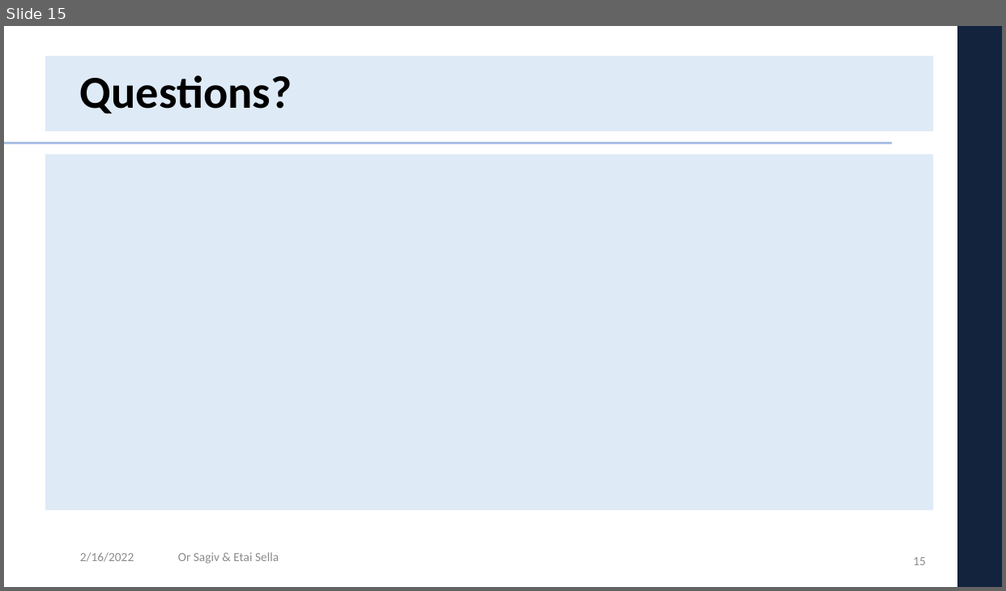
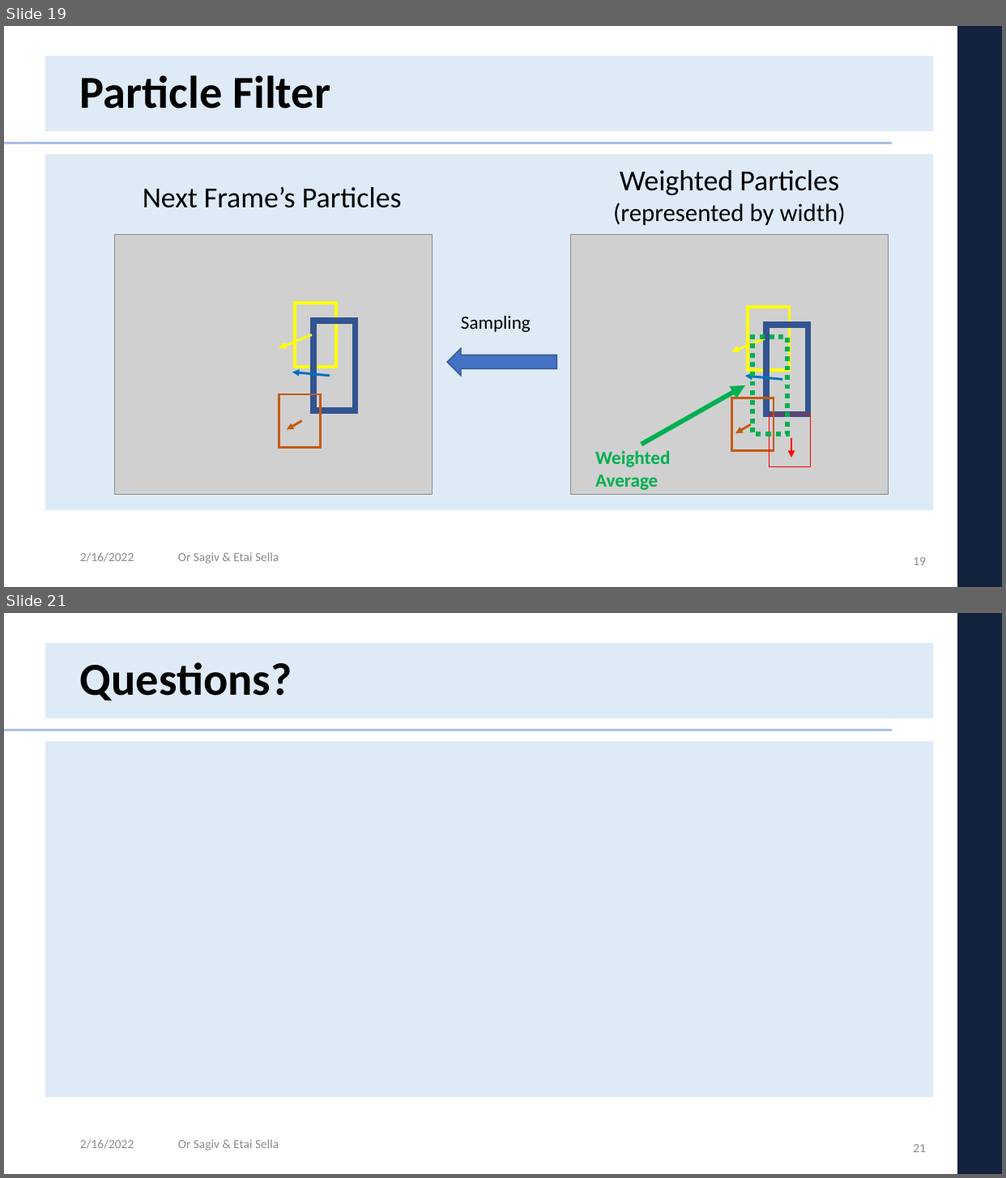
Before and after one commit to etaisella/AlphaRefine, a slide deck: Presentation/DL_project_presentation.pptx. Shown one above the other, each under a label of ours: slide 15 before the commit, slides 19 and 21 after it; the slides between them are not shown. The pictures are 1006x591 and 1006x1178 pixels, drawn with LibreOffice and Linux fonts; fonts in the diff are those of the drawing; grey boxes stand for pictures; background and template pictures are left out. Boxes give left, top, right and bottom in pixels: in the first picture for what was removed or moved away, otherwise in the second. Text is boxed around its words. In the diff, an @@ line names an element or a change of style, - is before the commit and + after.

Commit message:
Adding explanation about Particle Filter

```diff
--- a/Presentation/DL_project_presentation.pptx
+++ b/Presentation/DL_project_presentation.pptx
@@ slide 19 added at [4, 26, 1002, 587], background #FFFFFF; not listed: 5 template elements that a slide beside it also shows @@
@@ title added at [80, 75, 330, 109], 44 pt, text #000000, bold @@
+Particle Filter
@@ text added at [613, 170, 846, 225], 24 pt, text #000000 @@
+Weighted Particles
+(represented by width)
@@ text added at [143, 187, 402, 208], 28 pt, text #000000 @@
+Next Frame’s Particles
@@ picture added at [115, 235, 432, 495] @@
@@ picture added at [571, 235, 889, 495] @@
@@ rectangle added at [296, 303, 337, 367], outline #FFFF00 3 pt @@
@@ text added at [461, 316, 530, 332], 18 pt, text #000000 @@
+Sampling
@@ rectangle added at [748, 307, 790, 370], outline #FFFF00 3 pt @@
@@ arrow added from (312, 335) to (279, 348), #FFFF00 2.25 pt @@
@@ rectangle added at [314, 321, 356, 411], outline #325491 6 pt @@
@@ arrow added from (765, 339) to (731, 352), #FFFF00 2.25 pt @@
@@ rectangle added at [752, 337, 787, 434], outline #00B050 4.5 pt dashed @@
@@ rectangle added at [767, 325, 809, 415], outline #325491 6 pt @@
@@ left arrow added at [447, 348, 557, 377], fill #4472C4, outline #325491 1 pt @@
@@ arrow added from (330, 376) to (292, 373), #0070C0 2.25 pt @@
@@ arrow added from (641, 445) to (745, 386), #00B050 4.5 pt @@
@@ arrow added from (782, 379) to (745, 377), #0070C0 2.25 pt @@
@@ rectangle added at [279, 395, 322, 447], outline #C55A11 2.25 pt @@
@@ rectangle added at [732, 398, 774, 451], outline #C55A11 2.25 pt @@
@@ rectangle added at [769, 414, 810, 467], outline #FF0000 0.25 pt @@
@@ arrow added from (302, 421) to (287, 430), #C55A11 2.25 pt @@
@@ arrow added from (751, 425) to (735, 434), #C55A11 2.25 pt @@
@@ arrow added from (791, 438) to (791, 458), #FF0000 2.25 pt @@
@@ text added at [595, 450, 670, 490], 18 pt, text #00B050, bold @@
+Weighted Average
@@ text added at [80, 552, 134, 562], 12 pt, text #8C8C8C @@
+2/16/2022
@@ text added at [178, 552, 279, 564], 12 pt, text #8C8C8C @@
+Or Sagiv & Etai Sella
@@ page number added at [913, 557, 926, 565], 12 pt, text #8C8C8C @@
+19
@@ what was slide 15 is now slide 21 @@
@@ page number at [913, 1144, 926, 1152]: text changed @@
-15
+21
```
Also in this commit, not shown: 1 slide changed, 5 other slides added.
